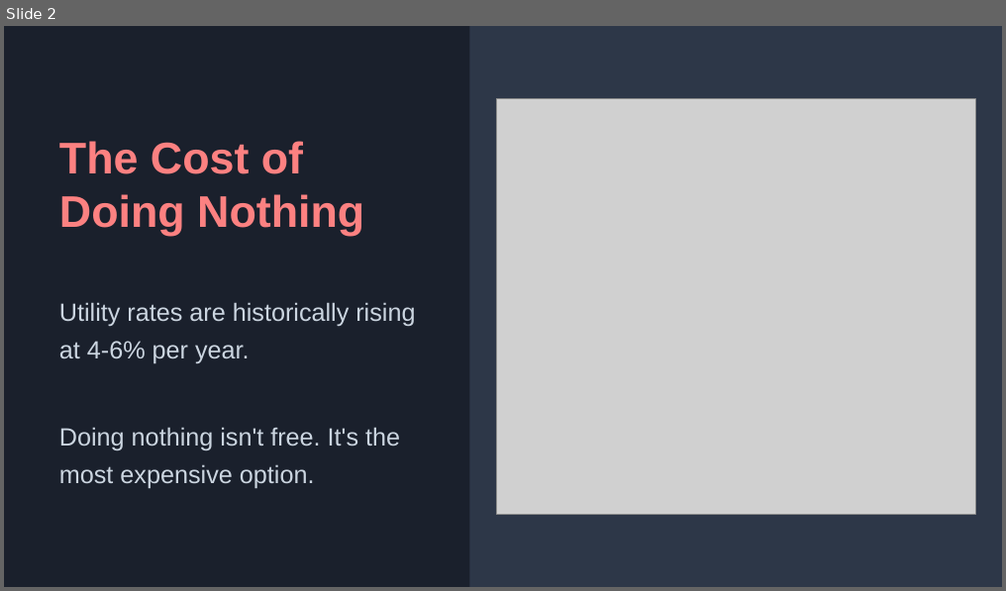
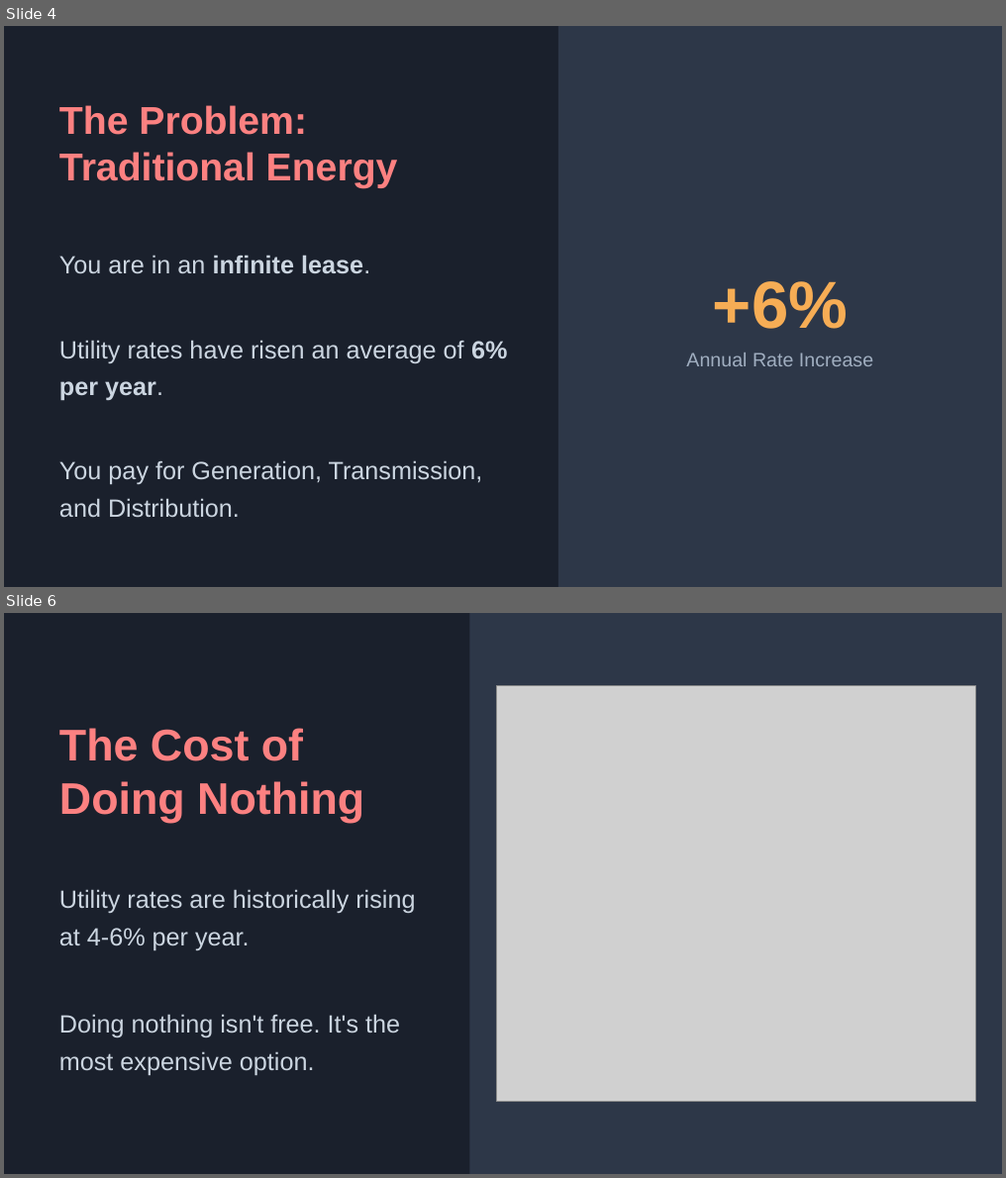
Before and after one commit to ralas90-art/solar-trainer, a slide deck: frontend/public/downloads/In_Home_Presentation.pptx. Shown one above the other, each under a label of ours: slide 2 before the commit, slides 4 and 6 after it; the slides between them are not shown. The pictures are 1006x591 and 1006x1178 pixels, drawn with LibreOffice and Linux fonts; fonts in the diff are those of the drawing; grey boxes stand for pictures. Boxes give left, top, right and bottom in pixels: in the first picture for what was removed or moved away, otherwise in the second. Text is boxed around its words. In the diff, an @@ line names an element or a change of style, - is before the commit and + after.

Commit message:
feat: add presentation generation, voice 2.0 visuals, and update task status

```diff
--- a/frontend/public/downloads/In_Home_Presentation.pptx
+++ b/frontend/public/downloads/In_Home_Presentation.pptx
@@ slide 4 added at bbox=[4, 26, 1002, 587], background #1A202C @@
@@ rectangle added at bbox=[558, 26, 1002, 586], fill #2D3748 @@
@@ text added at bbox=[59, 105, 398, 188], 28 pt, text #FC8181, bold @@
+The Problem: Traditional Energy
@@ text added at bbox=[59, 255, 370, 274], 18 pt, text #CBD5E0, bold @@
+You are in an infinite lease.
@@ text added at bbox=[713, 281, 847, 329], 48 pt, text #F6AD55, bold @@
++6%
@@ text added at bbox=[59, 340, 507, 401], 18 pt, text #CBD5E0 @@
+Utility rates have risen an average of 6% per year.
@@ text added at bbox=[686, 353, 873, 367], 14 pt, text #A0AEC0 @@
+Annual Rate Increase
@@ text added at bbox=[59, 461, 483, 518], 18 pt, text #CBD5E0 @@
+You pay for Generation, Transmission, and Distribution.
@@ what was slide 2 is now slide 6 @@
```
Also in this commit, not shown: 7 other slides added, 2 slides removed, 18 other files.
